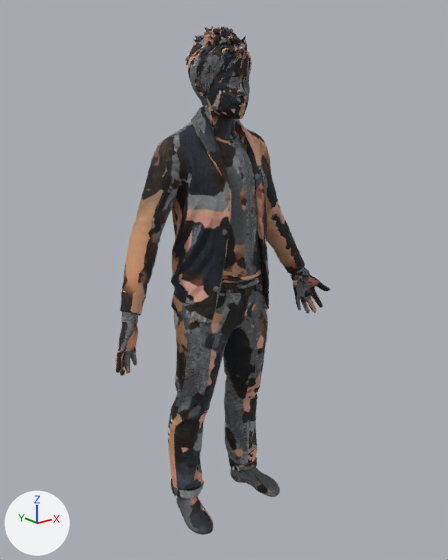
An edit to the glTF model assets/p5zavier.glb, drawn before and after from the same camera.
Both versions are drawn from a 50 mm camera at (-1.307, -1.655, 1.562) aimed at (0.016, -0.001, 0.901). Every picture has the same lights, and +X, +Y and +Z are marked at lower left. The first picture is the older version. Vertices at exactly the same position are counted once.

The scene before the commit, as lines of its bpy script (objects in view):
```python
me_mesh_0 = bpy.data.meshes.new('Mesh_0')
me_mesh_0.from_pydata(...)  # 20769 vertices, 41534 faces; spans x -0.48..0.48, y -0.15..0.15, z 0.0..1.74
me_mesh_0.materials.append(mat_material_0)  # picture img_repainted
ob_mesh_0 = bpy.data.objects.new('Mesh_0', me_mesh_0)
ob_mesh_0.location = (0.0, 0.0, 0.0)
```
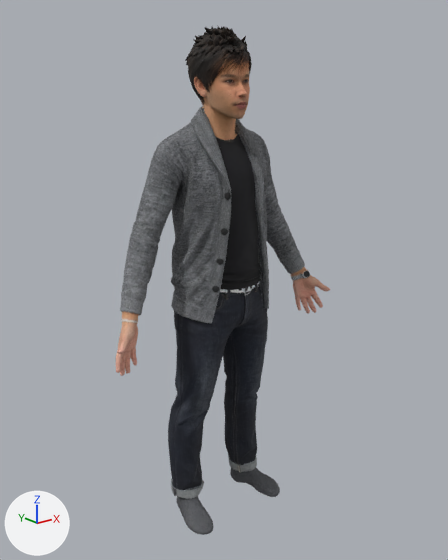
Scene script edits in JSON lines:
```json
{"block": "me_mesh_0", "where": "# used by ob_mesh_0; location = (0.0, 0.0, 0.0)"}
{"op": "remove", "block": "me_mesh_0", "code": "me_mesh_0.from_pydata(...)  # 20769 vertices, 41534 faces; spans x -0.48..0.48, y -0.15..0.15, z 0.0..1.74"}
{"op": "add", "block": "me_mesh_0", "code": "me_mesh_0.from_pydata(...)  # 20931 vertices, 41518 faces; spans x -0.48..0.48, y -0.15..0.15, z 0.0..1.74"}
{"block": "me_mesh_0", "change": "me_mesh_0 part 1: 816 vertices moved within x -0.47..0.47, y -0.15..0.15, z 0.0..1.74; 13 vertices removed from x -0.08..0.06, y -0.11..0.09, z 1.54..1.73; 175 vertices added at x -0.43..0.42, y -0.13..0.13, z 0.08..1.55"}
{"block": "me_mesh_0", "change": "me_mesh_0 part 2: 30011 kept faces spanning x -0.48..0.48, y -0.15..0.15, z 0.0..1.74 get new texture (UV) coordinates"}
```

Location of each change, (x1, y1, x2, y2) in pixels of the pictures (448 x 560 px; the box of a moved part takes in the faces that stretch with it):
```json
{"part": 1, "of": "me_mesh_0", "change": "moved or reshaped", "before": [116, 27, 330, 535], "after": [116, 28, 330, 535]}
{"part": 2, "of": "me_mesh_0", "change": "surface changed", "before": [116, 26, 329, 535], "after": [116, 26, 329, 535]}
```
